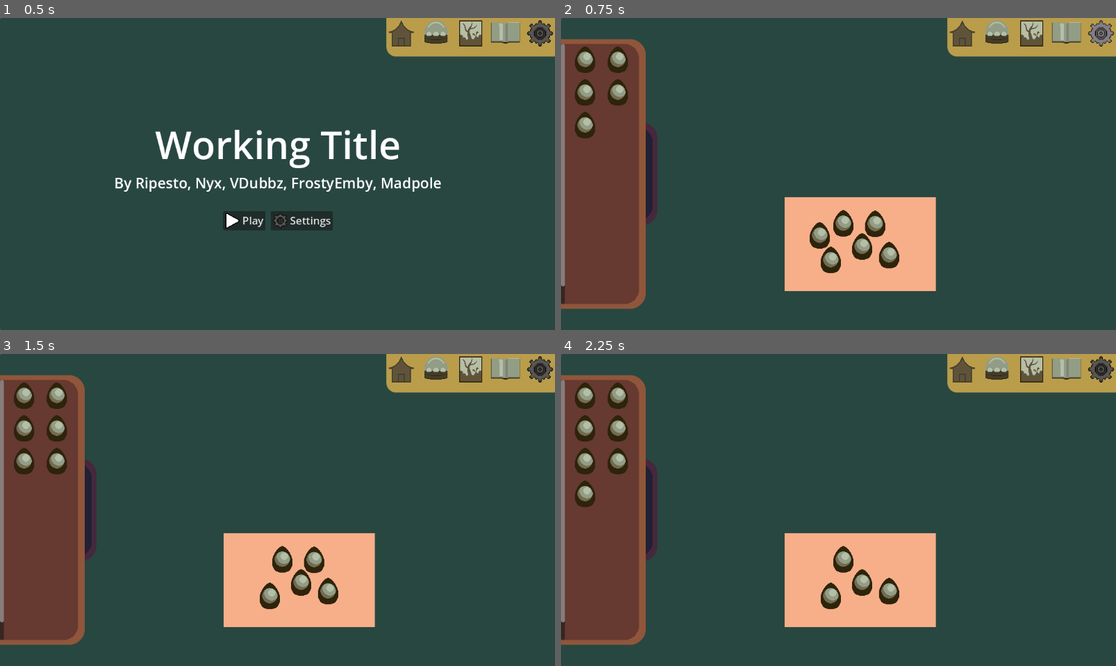
Above: before the commit, frames 1-4 (two rows, left to right).
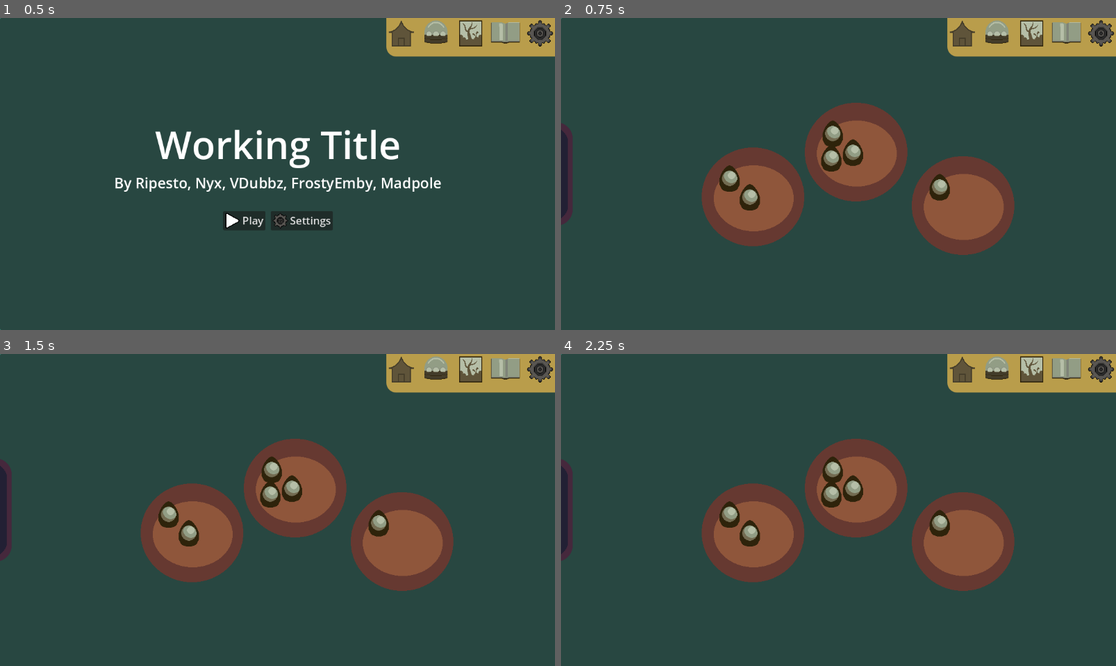
Above: after the commit, the same moments.

Repository: FrostyEmby/cafe-dot-secret-ingredient
Game: Godot game, scene res://scenes/main_menu.tscn
Two runs of this game, one before a commit and one after it. Both use one fixed random seed, a clock stepped at 60 frames per second and the inputs below.
Inputs (mouse positions are in pixels of both pictures, inside the frame that each line leads up to):
- Up to frame 1 (0.5 s): no input
- Up to frame 2 (0.75 s): click (960, 36) at 0.5 s
- Up to frame 3 (1.5 s): click (260, 572) at 1.27 s
- Up to frame 4 (2.25 s): click (877, 559) at 2.02 s

Frame 1 is identical in both runs. In frame 2, 35% of the frame differs, in the area x 0-100%, y 0-94%; in frame 3, 35%; in frame 4, 35%.

Commit message:
Added nests
made this as a (possibly temporary) mechanic to collect eggs

Diff:
--- a/scenes/basket.tscn
+++ /dev/null
@@ -1,115 +0,0 @@
-[gd_scene load_steps=8 format=3 uid="uid://g28updgkaqym"]
-
-[ext_resource type="PackedScene" uid="uid://bi7vr8n2y7b5" path="res://scenes/egg_shelf.tscn" id="1_ccfdg"]
-[ext_resource type="Texture2D" uid="uid://yph5r4u8xt3w" path="res://art/icons/egg1.png" id="1_i1l7w"]
-[ext_resource type="Script" uid="uid://6seakwoxk527" path="res://scripts/basket.gd" id="1_lg5c3"]
-[ext_resource type="Script" uid="uid://br1lu1lnknnov" path="res://scripts/egg.gd" id="2_lg5c3"]
-[ext_resource type="Resource" uid="uid://bo03k2xsccltr" path="res://resources/bird-one.tres" id="3_pdp4j"]
-[ext_resource type="PackedScene" uid="uid://b085dkuk7uq8r" path="res://scenes/mini_menu.tscn" id="6_pdp4j"]
-
-[sub_resource type="StyleBoxEmpty" id="StyleBoxEmpty_i1l7w"]
-
-[node name="Basket" type="Control"]
-layout_mode = 3
-anchors_preset = 0
-script = ExtResource("1_lg5c3")
-
-[node name="Panel" type="Panel" parent="."]
-layout_mode = 0
-offset_right = 1152.0
-offset_bottom = 657.0
-
-[node name="Basket" type="ColorRect" parent="."]
-layout_mode = 0
-offset_left = 464.0
-offset_top = 372.0
-offset_right = 778.0
-offset_bottom = 567.0
-color = Color(0.96779364, 0.6867659, 0.53886074, 1)
-
-[node name="Egg1" type="Button" parent="Basket"]
-layout_mode = 0
-offset_left = 41.0
-offset_top = 43.0
-offset_right = 113.0
-offset_bottom = 115.0
-theme_override_styles/normal = SubResource("StyleBoxEmpty_i1l7w")
-icon = ExtResource("1_i1l7w")
-script = ExtResource("2_lg5c3")
-species = ExtResource("3_pdp4j")
-metadata/_custom_type_script = "uid://br1lu1lnknnov"
-
-[node name="Egg2" type="Button" parent="Basket"]
-layout_mode = 0
-offset_left = 156.0
-offset_top = 19.0
-offset_right = 228.0
-offset_bottom = 91.0
-theme_override_styles/normal = SubResource("StyleBoxEmpty_i1l7w")
-icon = ExtResource("1_i1l7w")
-script = ExtResource("2_lg5c3")
-species = ExtResource("3_pdp4j")
-metadata/_custom_type_script = "uid://br1lu1lnknnov"
-
-[node name="Egg3" type="Button" parent="Basket"]
-layout_mode = 0
-offset_left = 64.0
-offset_top = 94.0
-offset_right = 136.0
-offset_bottom = 166.0
-theme_override_styles/normal = SubResource("StyleBoxEmpty_i1l7w")
-icon = ExtResource("1_i1l7w")
-script = ExtResource("2_lg5c3")
-species = ExtResource("3_pdp4j")
-metadata/_custom_type_script = "uid://br1lu1lnknnov"
-
-[node name="Egg4" type="Button" parent="Basket"]
-layout_mode = 0
-offset_left = 129.0
-offset_top = 66.0
-offset_right = 201.0
-offset_bottom = 138.0
-theme_override_styles/normal = SubResource("StyleBoxEmpty_i1l7w")
-icon = ExtResource("1_i1l7w")
-script = ExtResource("2_lg5c3")
-species = ExtResource("3_pdp4j")
-metadata/_custom_type_script = "uid://br1lu1lnknnov"
-
-[node name="Egg5" type="Button" parent="Basket"]
-layout_mode = 0
-offset_left = 185.0
-offset_top = 84.0
-offset_right = 257.0
-offset_bottom = 156.0
-theme_override_styles/normal = SubResource("StyleBoxEmpty_i1l7w")
-icon = ExtResource("1_i1l7w")
-script = ExtResource("2_lg5c3")
-species = ExtResource("3_pdp4j")
-metadata/_custom_type_script = "uid://br1lu1lnknnov"
-
-[node name="Egg6" type="Button" parent="Basket"]
-layout_mode = 0
-offset_left = 90.0
-offset_top = 18.0
-offset_right = 162.0
-offset_bottom = 90.0
-theme_override_styles/normal = SubResource("StyleBoxEmpty_i1l7w")
-icon = ExtResource("1_i1l7w")
-script = ExtResource("2_lg5c3")
-species = ExtResource("3_pdp4j")
-metadata/_custom_type_script = "uid://br1lu1lnknnov"
-
-[node name="Mini Menu" parent="." instance=ExtResource("6_pdp4j")]
-layout_mode = 0
-offset_left = 802.0
-offset_right = 1152.0
-
-[node name="Egg Shelf" parent="." instance=ExtResource("1_ccfdg")]
-layout_mode = 0
-
-[connection signal="selection" from="Basket/Egg1" to="." method="_on_egg_1_selection"]
-[connection signal="selection" from="Basket/Egg2" to="." method="_on_egg_2_selection"]
-[connection signal="selection" from="Basket/Egg3" to="." method="_on_egg_3_selection"]
-[connection signal="selection" from="Basket/Egg4" to="." method="_on_egg_4_selection"]
-[connection signal="selection" from="Basket/Egg5" to="." method="_on_egg_5_selection"]
-[connection signal="selection" from="Basket/Egg6" to="." method="_on_egg_6_selection"]
--- /dev/null
+++ b/scenes/egg-collection.tscn
@@ -0,0 +1,77 @@
+[gd_scene load_steps=7 format=3 uid="uid://g28updgkaqym"]
+
+[ext_resource type="Script" uid="uid://6seakwoxk527" path="res://scripts/egg-collection.gd" id="1_w0elb"]
+[ext_resource type="PackedScene" uid="uid://b085dkuk7uq8r" path="res://scenes/mini_menu.tscn" id="2_1mlyo"]
+[ext_resource type="PackedScene" uid="uid://djtd6vihyb4ph" path="res://scenes/nest.tscn" id="3_r7ts3"]
+[ext_resource type="Texture2D" uid="uid://bunldmv1vprgp" path="res://art/icons/shelf_dragger.png" id="7_vclnr"]
+[ext_resource type="PackedScene" uid="uid://bi7vr8n2y7b5" path="res://scenes/egg_shelf.tscn" id="8_cwp2l"]
+
+[sub_resource type="StyleBoxEmpty" id="StyleBoxEmpty_18w84"]
+
+[node name="Egg Collection" type="Control"]
+layout_mode = 3
+anchors_preset = 0
+script = ExtResource("1_w0elb")
+
+[node name="Background" type="Panel" parent="."]
+layout_mode = 0
+offset_right = 1152.0
+offset_bottom = 657.0
+
+[node name="Mini Menu" parent="." instance=ExtResource("2_1mlyo")]
+layout_mode = 0
+offset_left = 802.0
+offset_right = 1152.0
+
+[node name="BoxContainer" type="BoxContainer" parent="."]
+layout_mode = 0
+offset_left = -176.0
+offset_right = 1152.0
+offset_bottom = 648.0
+
+[node name="HSplitContainer" type="HSplitContainer" parent="BoxContainer"]
+texture_filter = 1
+layout_mode = 2
+size_flags_horizontal = 3
+theme_override_icons/touch_dragger = ExtResource("7_vclnr")
+theme_override_styles/split_bar_background = SubResource("StyleBoxEmpty_18w84")
+split_offset = 200
+dragger_visibility = 1
+touch_dragger_enabled = true
+drag_area_margin_begin = -80
+drag_area_offset = -18
+
+[node name="Egg Shelf" parent="BoxContainer/HSplitContainer" instance=ExtResource("8_cwp2l")]
+layout_mode = 2
+
+[node name="MarginContainer" type="MarginContainer" parent="BoxContainer/HSplitContainer"]
+custom_minimum_size = Vector2(952, 0)
+layout_mode = 2
+
+[node name="Nest" parent="." instance=ExtResource("3_r7ts3")]
+layout_mode = 0
+offset_left = 270.0
+offset_top = 244.0
+offset_right = 526.0
+offset_bottom = 500.0
+init_eggs = 2
+
+[node name="Nest2" parent="." instance=ExtResource("3_r7ts3")]
+layout_mode = 0
+offset_left = 706.0
+offset_top = 262.0
+offset_right = 962.0
+offset_bottom = 518.0
+init_eggs = 1
+
+[node name="Nest3" parent="." instance=ExtResource("3_r7ts3")]
+layout_mode = 0
+offset_left = 484.0
+offset_top = 151.0
+offset_right = 740.0
+offset_bottom = 407.0
+init_eggs = 3
+
+[connection signal="selection" from="Nest" to="." method="_on_nest_selection"]
+[connection signal="selection" from="Nest2" to="." method="_on_nest_2_selection"]
+[connection signal="selection" from="Nest3" to="." method="_on_nest_3_selection"]
--- /dev/null
+++ b/scenes/nest.gd
@@ -0,0 +1,39 @@
+extends TextureRect
+
+@export var init_eggs : int = 6
+signal selection(egg: Egg)
+
+func _ready() -> void:
+	var enabled_eggs = 0
+
+	for egg in find_children("Egg*"):
+		if enabled_eggs < init_eggs:
+			egg.disabled = false
+			egg.visible = true
+			enabled_eggs += 1
+		else:
+			egg.disabled = true
+			egg.visible = false
+
+func _on_egg_1_selection(egg: Egg) -> void:
+	selection.emit(egg)
+
+
+func _on_egg_2_selection(egg: Egg) -> void:
+	selection.emit(egg)
+
+
+func _on_egg_3_selection(egg: Egg) -> void:
+	selection.emit(egg)
+
+
+func _on_egg_4_selection(egg: Egg) -> void:
+	selection.emit(egg)
+
+
+func _on_egg_5_selection(egg: Egg) -> void:
+	selection.emit(egg)
+
+
+func _on_egg_6_selection(egg: Egg) -> void:
+	selection.emit(egg)
--- /dev/null
+++ b/scenes/nest.tscn
@@ -0,0 +1,97 @@
+[gd_scene load_steps=7 format=3 uid="uid://djtd6vihyb4ph"]
+
+[ext_resource type="Texture2D" uid="uid://dvg6h6e05k5fi" path="res://art/icons/nest.png" id="1_0c7o3"]
+[ext_resource type="Texture2D" uid="uid://yph5r4u8xt3w" path="res://art/icons/egg1.png" id="2_61tgp"]
+[ext_resource type="Script" uid="uid://coxr4fw58q14s" path="res://scenes/nest.gd" id="2_a0nmq"]
+[ext_resource type="Script" uid="uid://br1lu1lnknnov" path="res://scripts/egg.gd" id="3_a0nmq"]
+[ext_resource type="Resource" uid="uid://bo03k2xsccltr" path="res://resources/bird-one.tres" id="4_5fcmp"]
+
+[sub_resource type="StyleBoxEmpty" id="StyleBoxEmpty_i1l7w"]
+
+[node name="Nest" type="TextureRect"]
+offset_left = 440.0
+offset_top = 195.0
+offset_right = 696.0
+offset_bottom = 451.0
+texture = ExtResource("1_0c7o3")
+stretch_mode = 2
+script = ExtResource("2_a0nmq")
+
+[node name="Egg1" type="Button" parent="."]
+layout_mode = 0
+offset_left = 48.0
+offset_top = 53.0
+offset_right = 120.0
+offset_bottom = 125.0
+theme_override_styles/normal = SubResource("StyleBoxEmpty_i1l7w")
+icon = ExtResource("2_61tgp")
+script = ExtResource("3_a0nmq")
+species = ExtResource("4_5fcmp")
+metadata/_custom_type_script = "uid://br1lu1lnknnov"
+
+[node name="Egg2" type="Button" parent="."]
+layout_mode = 0
+offset_left = 90.0
+offset_top = 92.0
+offset_right = 162.0
+offset_bottom = 164.0
+theme_override_styles/normal = SubResource("StyleBoxEmpty_i1l7w")
+icon = ExtResource("2_61tgp")
+script = ExtResource("3_a0nmq")
+species = ExtResource("4_5fcmp")
+metadata/_custom_type_script = "uid://br1lu1lnknnov"
+
+[node name="Egg3" type="Button" parent="."]
+layout_mode = 0
+offset_left = 45.0
+offset_top = 104.0
+offset_right = 117.0
+offset_bottom = 176.0
+theme_override_styles/normal = SubResource("StyleBoxEmpty_i1l7w")
+icon = ExtResource("2_61tgp")
+script = ExtResource("3_a0nmq")
+species = ExtResource("4_5fcmp")
+metadata/_custom_type_script = "uid://br1lu1lnknnov"
+
+[node name="Egg4" type="Button" parent="."]
+layout_mode = 0
+offset_left = 141.0
+offset_top = 82.0
+offset_right = 213.0
+offset_bottom = 154.0
+theme_override_styles/normal = SubResource("StyleBoxEmpty_i1l7w")
+icon = ExtResource("2_61tgp")
+script = ExtResource("3_a0nmq")
+species = ExtResource("4_5fcmp")
+metadata/_custom_type_script = "uid://br1lu1lnknnov"
+
+[node name="Egg5" type="Button" parent="."]
+layout_mode = 0
+offset_left = 120.0
+offset_top = 127.0
+offset_right = 192.0
+offset_bottom = 199.0
+theme_override_styles/normal = SubResource("StyleBoxEmpty_i1l7w")
+icon = ExtResource("2_61tgp")
+script = ExtResource("3_a0nmq")
+species = ExtResource("4_5fcmp")
+metadata/_custom_type_script = "uid://br1lu1lnknnov"
+
+[node name="Egg6" type="Button" parent="."]
+layout_mode = 0
+offset_left = 109.0
+offset_top = 46.0
+offset_right = 181.0
+offset_bottom = 118.0
+theme_override_styles/normal = SubResource("StyleBoxEmpty_i1l7w")
+icon = ExtResource("2_61tgp")
+script = ExtResource("3_a0nmq")
+species = ExtResource("4_5fcmp")
+metadata/_custom_type_script = "uid://br1lu1lnknnov"
+
+[connection signal="selection" from="Egg1" to="." method="_on_egg_1_selection"]
+[connection signal="selection" from="Egg2" to="." method="_on_egg_2_selection"]
+[connection signal="selection" from="Egg3" to="." method="_on_egg_3_selection"]
+[connection signal="selection" from="Egg4" to="." method="_on_egg_4_selection"]
+[connection signal="selection" from="Egg5" to="." method="_on_egg_5_selection"]
+[connection signal="selection" from="Egg6" to="." method="_on_egg_6_selection"]
--- a/scripts/basket.gd
+++ /dev/null
@@ -1,37 +0,0 @@
-extends Control
-
-
-func _on_egg_1_selection(egg: Egg) -> void:
-	$"Egg Shelf".add_egg(egg)
-	egg.disabled = true
-	egg.visible = false
-
-
-func _on_egg_2_selection(egg: Egg) -> void:
-	$"Egg Shelf".add_egg(egg)
-	egg.disabled = true
-	egg.visible = false
-
-
-func _on_egg_3_selection(egg: Egg) -> void:
-	$"Egg Shelf".add_egg(egg)
-	egg.disabled = true
-	egg.visible = false
-
-
-func _on_egg_4_selection(egg: Egg) -> void:
-	$"Egg Shelf".add_egg(egg)
-	egg.disabled = true
-	egg.visible = false
-
-
-func _on_egg_5_selection(egg: Egg) -> void:
-	$"Egg Shelf".add_egg(egg)
-	egg.disabled = true
-	egg.visible = false
-
-
-func _on_egg_6_selection(egg: Egg) -> void:
-	$"Egg Shelf".add_egg(egg)
-	egg.disabled = true
-	egg.visible = false
--- /dev/null
+++ b/scripts/egg-collection.gd
@@ -0,0 +1,18 @@
+extends Control
+
+func _move_egg(egg: Egg):
+	$"BoxContainer/HSplitContainer/Egg Shelf".add_egg(egg)
+	egg.disabled = true
+	egg.visible = false
+
+
+func _on_nest_selection(egg: Egg) -> void:
+	_move_egg(egg)
+
+
+func _on_nest_2_selection(egg: Egg) -> void:
+	_move_egg(egg)
+
+
+func _on_nest_3_selection(egg: Egg) -> void:
+	_move_egg(egg)
--- a/scripts/mini_menu.gd
+++ b/scripts/mini_menu.gd
@@ -2,7 +2,7 @@
 
 
 func _on_home_pressed() -> void:
-	get_tree().change_scene_to_file("res://scenes/basket.tscn")
+	get_tree().change_scene_to_file("uid://g28updgkaqym")
 
 
 func _on_incubator_pressed() -> void:
Binary file added: art/icons/nest.png
Not shown, added: art/icons/nest.png.import
Not shown, added: scenes/nest.gd.uid
Renamed: scripts/basket.gd.uid -> scripts/egg-collection.gd.uid
